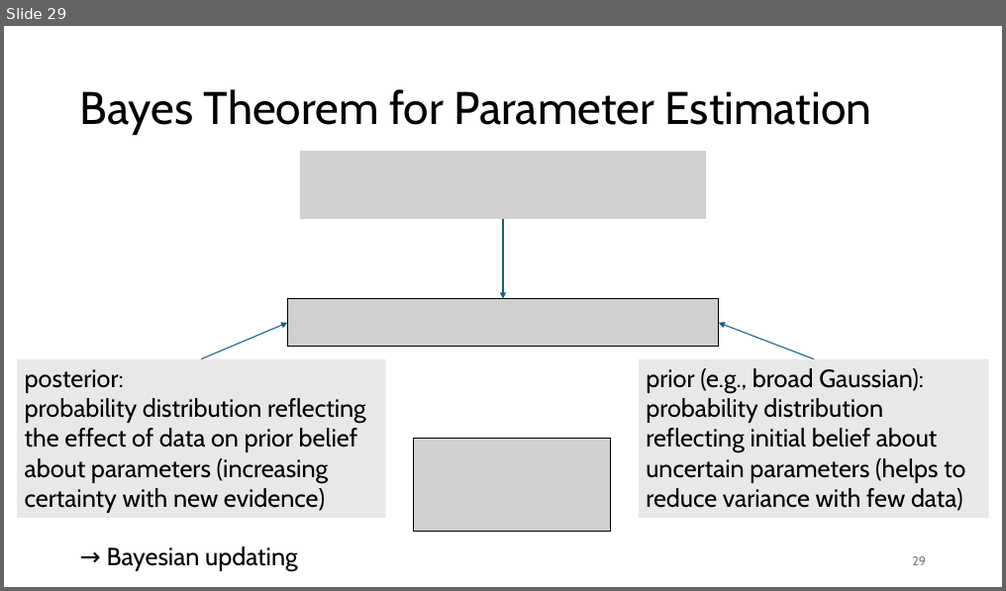
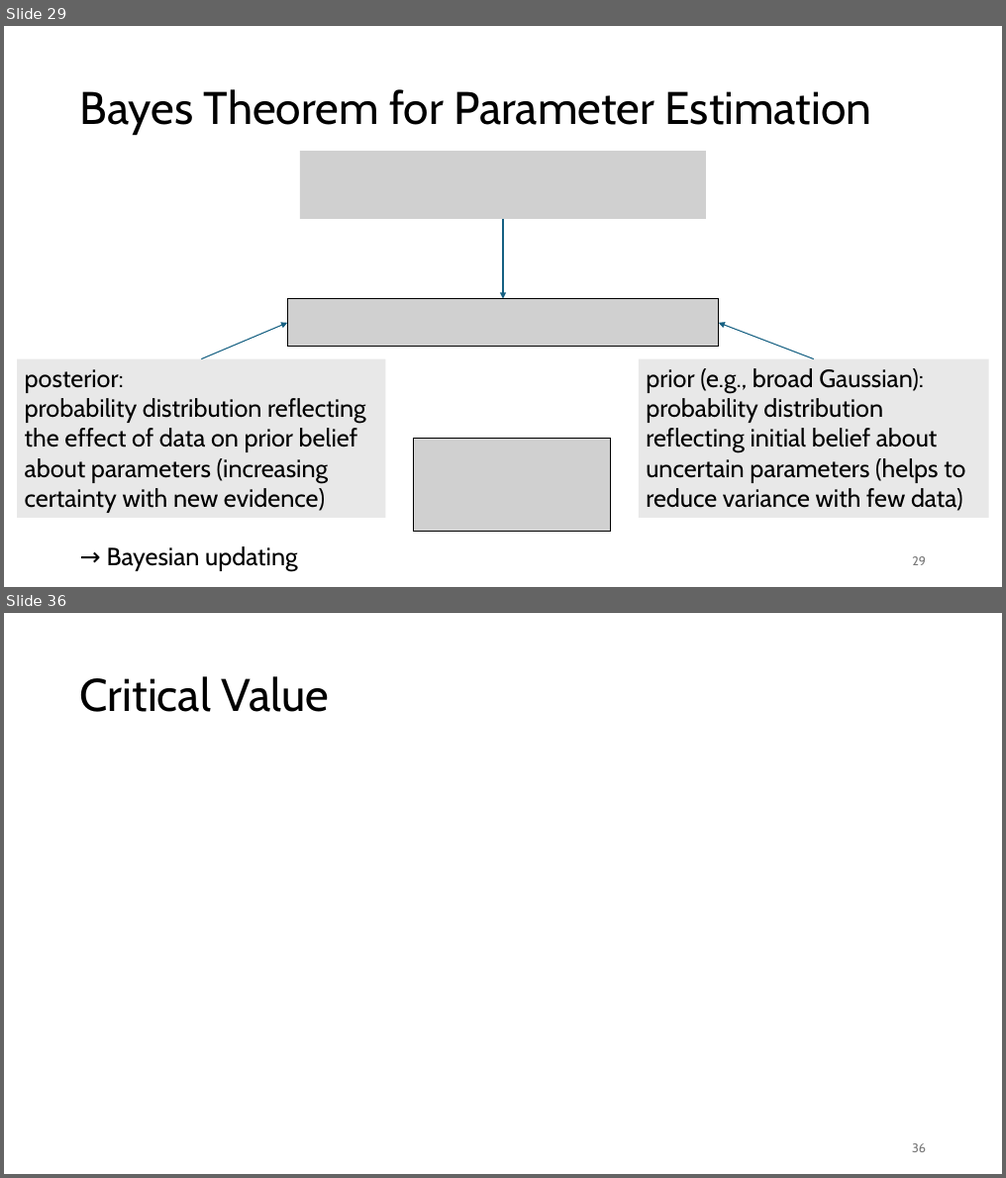
Before and after one commit to FelixWick/data_science, a slide deck: slides/4_parameter_estimation.pptx. Shown one above the other, each under a label of ours: slide 29 before the commit, slides 29 and 36 after it; the slides between them are not shown. The pictures are 1006x591 and 1006x1178 pixels, drawn with LibreOffice and Linux fonts; fonts in the diff are those of the drawing; grey boxes stand for pictures. Boxes give left, top, right and bottom in pixels: in the first picture for what was removed or moved away, otherwise in the second. Text is boxed around its words. In the diff, an @@ line names an element or a change of style, - is before the commit and + after.

```diff
--- a/slides/4_parameter_estimation.pptx
+++ b/slides/4_parameter_estimation.pptx
@@ slide 36 added at bbox=[4, 613, 1002, 1174], background #FFFFFF @@
@@ title added at bbox=[80, 676, 329, 712], 44 pt, text #000000 @@
+Critical Value
@@ page number added at bbox=[912, 1144, 926, 1153], 12 pt, text #797979 @@
+36
```
Also in this commit, not shown: 3 slides changed, 6 other slides added, 2 slides removed, 1 other file.
